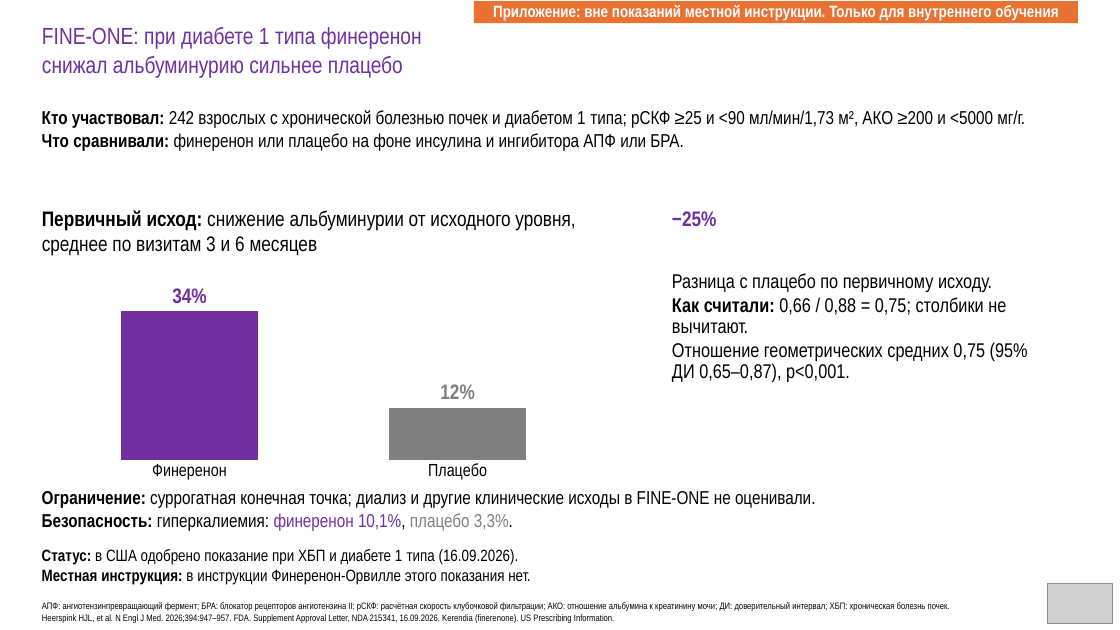
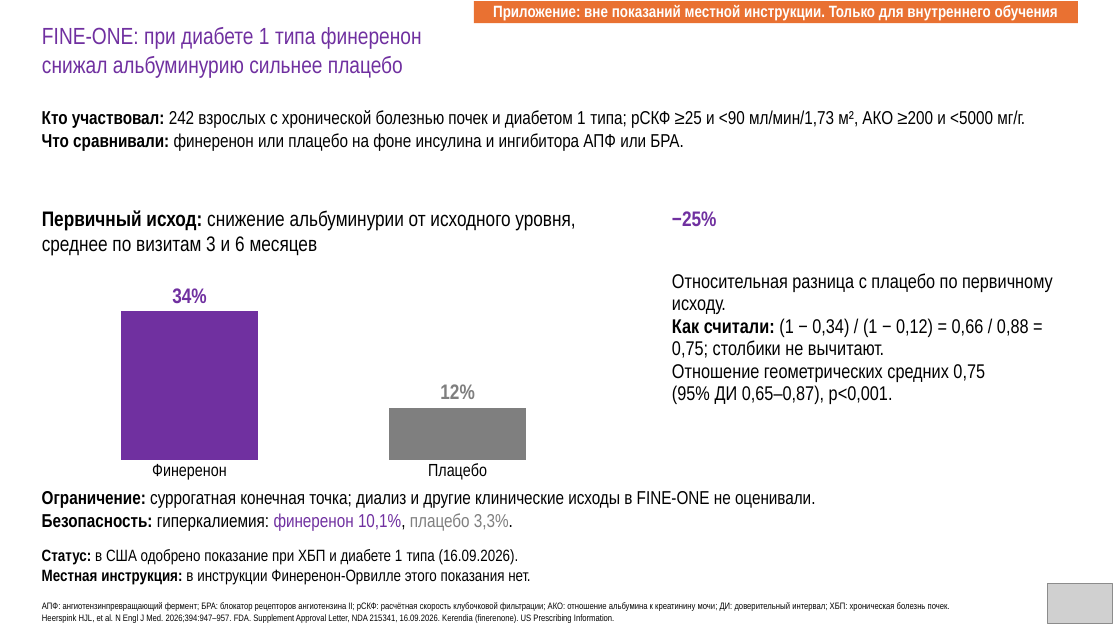
Before and after one commit to drabdulbosit1-eng/my-test-cloud, a slide deck: slide 46 of finerenone/Finerenone_Levin_reviewed.pptx. Drawn at 1120x630 pixels with LibreOffice and Linux fonts; fonts in the diff are those of the drawing; grey boxes stand for pictures. Boxes give left, top, right and bottom in pixels: in the first picture for what was removed or moved away, otherwise in the second. Text is boxed around its words. In the diff, an @@ line names an element or a change of style, - is before the commit and + after.

```diff
--- a/finerenone/Finerenone_Levin_reviewed.pptx
+++ b/finerenone/Finerenone_Levin_reviewed.pptx
@@ text at [672,273,1053,358]: text changed @@
-Разница с плацебо по первичному исходу.
-Как считали: 0,66 / 0,88 = 0,75; столбики не вычитают.
+Относительная разница с плацебо по первичному исходу.
+Как считали: (1 − 0,34) / (1 − 0,12) = 0,66 / 0,88 = 0,75; столбики не вычитают.
```
Also in this commit, not shown: 17 other slides changed, 1 other file.
